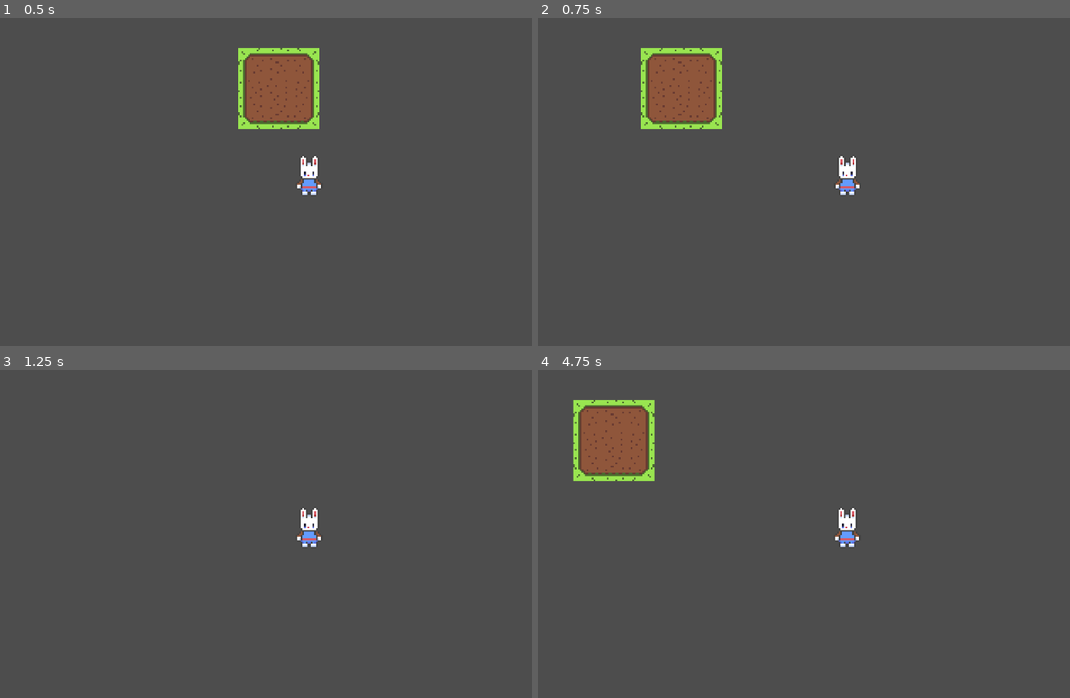
Above: before the commit, frames 1-4 (two rows, left to right).
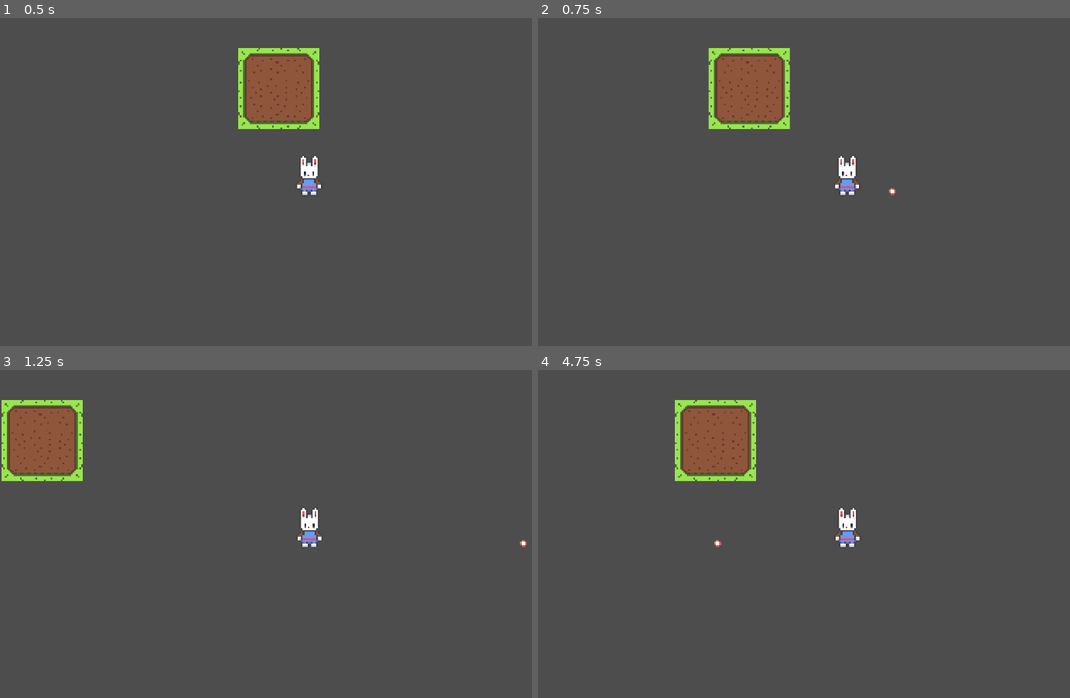
Above: after the commit, the same moments.

Repository: bregre550/bigbeef
Game: Godot game, scene res://Sandbox/01.tscn
The game is run twice, just before and just after one commit, with the same random seed, the same clock (stepped at 60 frames per second) and the same inputs.
Inputs:
- Up to frame 1 (0.5 s): no input
- Up to frame 2 (0.75 s): tap Enter at 0.5 s; hold D (right) from 0.53 s (still down); tap Space (shoot, bound only after the commit) at 0.6 s
- Up to frame 3 (1.25 s): keep holding D (right)
- Up to frame 4 (4.75 s): release D (right) at 1.28 s; hold S (down) 1.28-2.03 s; tap Space (shoot, bound only after the commit) at 1.35, 2, 2.1, 2.85, 3.6, 4.35 s; hold D (right) 2.03-2.78 s; hold W (up) 2.78-3.53 s; tap Enter at 3.5 s; hold A (left) from 3.53 s (still down)

Frame 1 is identical in both runs. In frame 2, 6.9% of the frame differs, in the area x 19-68%, y 9-55%; in frame 3, 3.8%; in frame 4, 7.6%, in the area x 6-61%, y 9-55%.

Commit message:
added bullet mechanic and nested under abilities
added the bullet and nested it underneath abilities. hopefully that makes it easy to change if we decide to change how things function

Diff:
--- /dev/null
+++ b/big-beef/Player/abilities.gd
@@ -0,0 +1,21 @@
+class_name Abilities extends Node2D
+
+@export var bullet : PackedScene
+var shoot_direction : Vector2 = Vector2.RIGHT
+var prev_direction : Vector2
+var player : Player
+
+func _ready() -> void:
+	player = get_parent()
+	player.direction_changed.connect(_direction_changed)
+
+func _unhandled_input(_event: InputEvent) -> void:
+	if Input.is_action_just_pressed("shoot"):
+		var b = bullet.instantiate()
+		get_tree().root.add_child(b)
+		b.global_position = player.global_position
+		b.shoot(shoot_direction)
+
+func _direction_changed(_new_dir : Vector2) -> void:
+	if _new_dir != Vector2.ZERO:
+		shoot_direction = _new_dir
--- a/big-beef/Player/bullet.gd
+++ b/big-beef/Player/bullet.gd
@@ -1 +1,16 @@
-class_name Bullet extends Node2D
+class_name Bullet extends CharacterBody2D
+
+@export var speed : int = 400
+
+var direction : Vector2 = Vector2.ZERO
+var lifetime : float = 3.0
+
+func shoot(new_direction : Vector2) -> void:
+	direction = new_direction
+	velocity = direction * speed
+
+func _physics_process(delta: float) -> void:
+	move_and_slide()
+	lifetime -= delta
+	if lifetime <= 0:
+		queue_free()
--- a/big-beef/Player/bullet.tscn
+++ b/big-beef/Player/bullet.tscn
@@ -1,13 +1,18 @@
-[gd_scene load_steps=3 format=3 uid="uid://cb0gybucnk3g"]
+[gd_scene load_steps=4 format=3 uid="uid://cb0gybucnk3g"]
 
 [ext_resource type="Script" uid="uid://4mhxb1rlof4j" path="res://Player/bullet.gd" id="1_kxw81"]
+[ext_resource type="Texture2D" uid="uid://crtb880osh0fj" path="res://Assets/bullet_test.png" id="2_tqmay"]
 
-[sub_resource type="CapsuleShape2D" id="CapsuleShape2D_tqmay"]
+[sub_resource type="CircleShape2D" id="CircleShape2D_d7yj7"]
+radius = 2.0
 
-[node name="Bullet" type="Area2D"]
+[node name="Bullet" type="CharacterBody2D"]
+collision_layer = 0
+collision_mask = 0
 script = ExtResource("1_kxw81")
 
 [node name="Sprite2D" type="Sprite2D" parent="."]
+texture = ExtResource("2_tqmay")
 
 [node name="CollisionShape2D" type="CollisionShape2D" parent="."]
-shape = SubResource("CapsuleShape2D_tqmay")
+shape = SubResource("CircleShape2D_d7yj7")
--- a/big-beef/Player/player.tscn
+++ b/big-beef/Player/player.tscn
@@ -1,7 +1,9 @@
-[gd_scene load_steps=4 format=3 uid="uid://bepupgc7tk38k"]
+[gd_scene load_steps=6 format=3 uid="uid://bepupgc7tk38k"]
 
 [ext_resource type="Script" uid="uid://dqf7lanaasfjk" path="res://Scripts/player.gd" id="1_l8h54"]
 [ext_resource type="Texture2D" uid="uid://dvw4yjggjjnmv" path="res://Assets/player_bun.aseprite3.png" id="2_4ntmi"]
+[ext_resource type="Script" uid="uid://bfdxm8sj18gsw" path="res://Player/abilities.gd" id="3_btcbx"]
+[ext_resource type="PackedScene" uid="uid://cb0gybucnk3g" path="res://Player/bullet.tscn" id="4_gwnis"]
 
 [sub_resource type="CapsuleShape2D" id="CapsuleShape2D_btcbx"]
 radius = 5.0
@@ -25,3 +27,5 @@
 zoom = Vector2(3.5, 3.5)
 
 [node name="Abilities" type="Node2D" parent="."]
+script = ExtResource("3_btcbx")
+bullet = ExtResource("4_gwnis")
--- a/big-beef/Scripts/player.gd
+++ b/big-beef/Scripts/player.gd
@@ -1,14 +1,21 @@
 class_name Player extends CharacterBody2D
 
-@export var speed = 400
+@export var speed = 200
 
 @onready var sprite: Sprite2D = $Sprite2D
+
+signal direction_changed
+
+var prev_direction : Vector2 = Vector2.ZERO
 
 var hp : int = 100
 var max_hp : int = 100
 
 func get_input():
 	var input_direction = Input.get_vector("left", "right", "up", "down").normalized()
+	if input_direction != prev_direction:
+		direction_changed.emit(input_direction)
+	prev_direction = input_direction
 	velocity = input_direction * speed
 
 func _physics_process(_delta: float) -> void:
--- a/big-beef/project.godot
+++ b/big-beef/project.godot
@@ -30,24 +30,34 @@
 "deadzone": 0.2,
 "events": [Object(InputEventKey,"resource_local_to_scene":false,"resource_name":"","device":-1,"window_id":0,"alt_press …(191 unchanged characters)…
 , Object(InputEventJoypadMotion,"resource_local_to_scene":false,"resource_name":"","device":-1,"axis":0,"axis_value":-1.0,"script":null)
+, Object(InputEventJoypadButton,"resource_local_to_scene":false,"resource_name":"","device":-1,"button_index":13,"pressure":0.0,"pressed":true,"script":null)
 ]
 }
 right={
 "deadzone": 0.2,
 "events": [Object(InputEventKey,"resource_local_to_scene":false,"resource_name":"","device":-1,"window_id":0,"alt_press …(192 unchanged characters)…
 , Object(InputEventJoypadMotion,"resource_local_to_scene":false,"resource_name":"","device":-1,"axis":0,"axis_value":1.0,"script":null)
+, Object(InputEventJoypadButton,"resource_local_to_scene":false,"resource_name":"","device":-1,"button_index":14,"pressure":0.0,"pressed":true,"script":null)
 ]
 }
 up={
 "deadzone": 0.2,
 "events": [Object(InputEventKey,"resource_local_to_scene":false,"resource_name":"","device":-1,"window_id":0,"alt_press …(192 unchanged characters)…
 , Object(InputEventJoypadMotion,"resource_local_to_scene":false,"resource_name":"","device":-1,"axis":1,"axis_value":-1.0,"script":null)
+, Object(InputEventJoypadButton,"resource_local_to_scene":false,"resource_name":"","device":-1,"button_index":11,"pressure":0.0,"pressed":true,"script":null)
 ]
 }
 down={
 "deadzone": 0.2,
 "events": [Object(InputEventKey,"resource_local_to_scene":false,"resource_name":"","device":-1,"window_id":0,"alt_press …(192 unchanged characters)…
 , Object(InputEventJoypadMotion,"resource_local_to_scene":false,"resource_name":"","device":-1,"axis":1,"axis_value":1.0,"script":null)
+, Object(InputEventJoypadButton,"resource_local_to_scene":false,"resource_name":"","device":-1,"button_index":12,"pressure":0.0,"pressed":true,"script":null)
+]
+}
+shoot={
+"deadzone": 0.2,
+"events": [Object(InputEventKey,"resource_local_to_scene":false,"resource_name":"","device":-1,"window_id":0,"alt_pressed":false,"shift_pressed":false,"ctrl_pressed":false,"meta_pressed":false,"pressed":false,"keycode":0,"physical_keycode":32,"key_label":0,"unicode":32,"location":0,"echo":false,"script":null)
+, Object(InputEventJoypadButton,"resource_local_to_scene":false,"resource_name":"","device":-1,"button_index":0,"pressure":0.0,"pressed":true,"script":null)
 ]
 }
 
Not shown: 1 places in big-beef/Assets/asset.tscn that only renumber resources
Not shown, added: big-beef/Player/abilities.gd.uid
